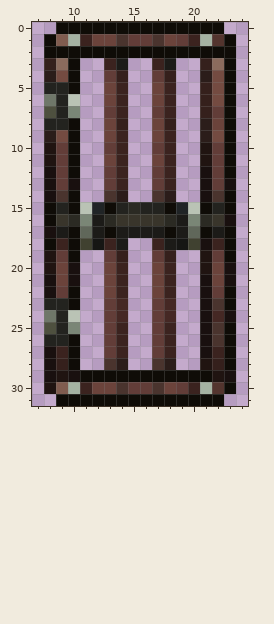
Pixel-art sprite: textures/items/acacia_door.png. The picture above was drawn from the file before the commit.
The file is 32x32 pixels. Colours within 5 levels of each other are drawn and written as one. Shown: x 7..24, y 0..31.
New version:
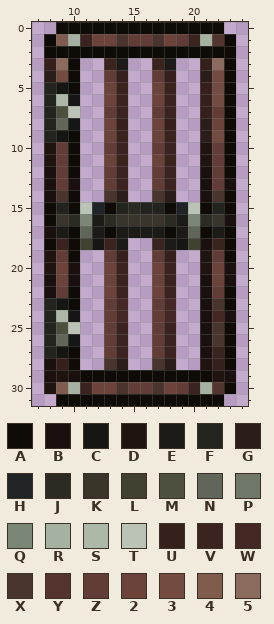
Palette (. is transparent): A #0f0c07  B #19100f  C #161614  D #201411  E #1c1b18  F #23231f  G #2b1d1a  H #202426  J #2b2a23  K #39352b  L #404130  M #4e503f  N #60675a  P #6f7769  Q #7a8676  R #a5b2a2  S #adb8a9  T #bac3b5  U #35201c  V #3b231f  W #452824  X #4a342e  Y #53342e  Z #623d38  2 #6b433b  3 #744b41  4 #805c4f  5 #8b6b5d
Change:
Changed rows in their new state; - is an unchanged pixel.
first column x 8:
 5 -C-
 6 FSC
 7 FMT
 8 -NC
 9 FC-
first column x 8:
23 -C-
24 FSC
25 FMT
26 -NC
27 FC-
